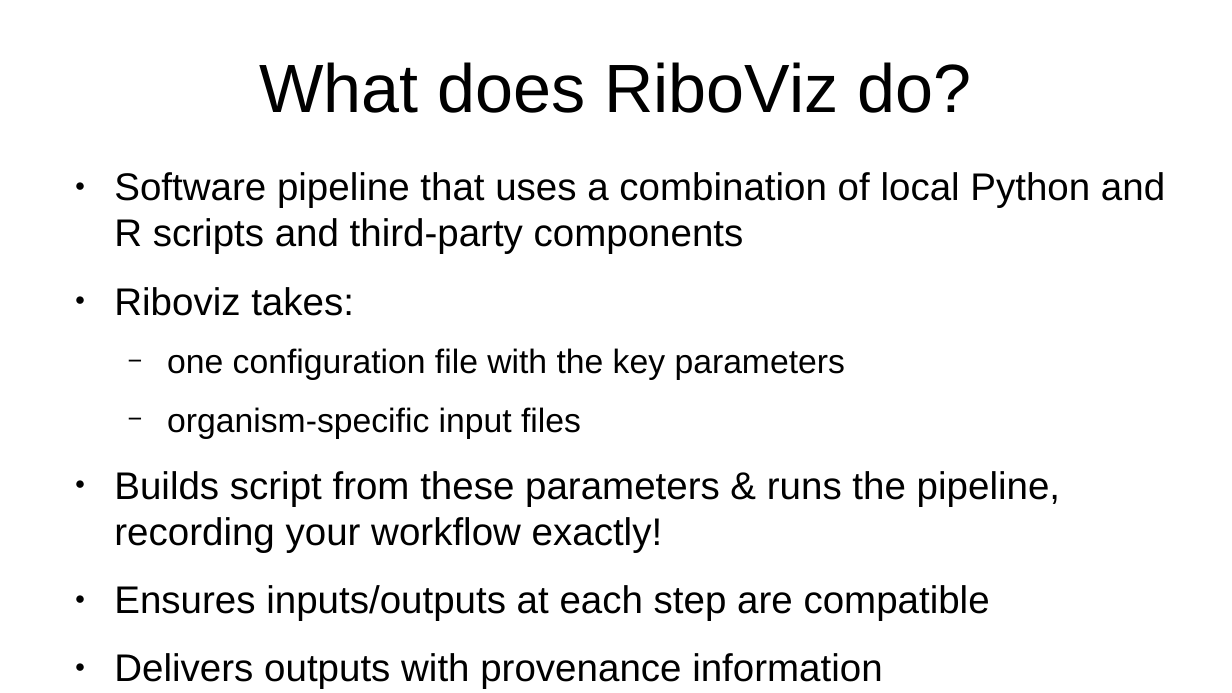
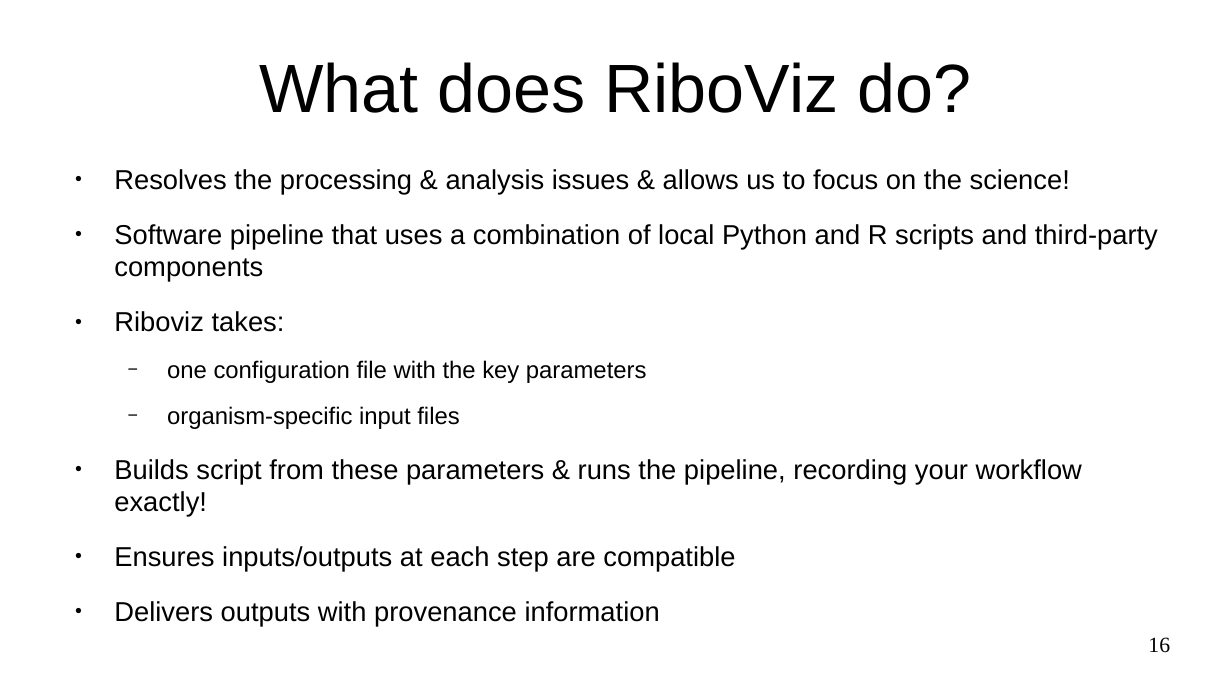
Before and after one commit to FlicAnderson/LabTalk-RiboViz, a slide deck: slide 16 of LabTalk.odp. Drawn at 1232x693 pixels with LibreOffice and Linux fonts; fonts in the diff are those of the drawing. Boxes give left, top, right and bottom in pixels: in the first picture for what was removed or moved away, otherwise in the second. Text is boxed around its words. In the diff, an @@ line names an element or a change of style, - is before the commit and + after.

```diff
--- a/LabTalk.odp
+++ b/LabTalk.odp
@@ text at (114,169,1070,194): paragraph added @@
+● Resolves the processing & analysis issues & allows us to focus on the science!
@@ text at (114,224,1158,571): size 24.8 to 17.6 pt in "Software pipeline that uses a combination of ...", "Riboviz takes:", "Builds script from these parameters & runs ...", "Ensures inputs/outputs at each step are compatible" and 1 more places; size 21.7 to 15.4 pt in "one configuration file with the key parameters", "organism-specific input files" @@
@@ page number added at (1148,637,1170,653), 14 pt, text #000000 @@
+16
```
Also in this commit, not shown: 33 other slides changed, 1 other file.
